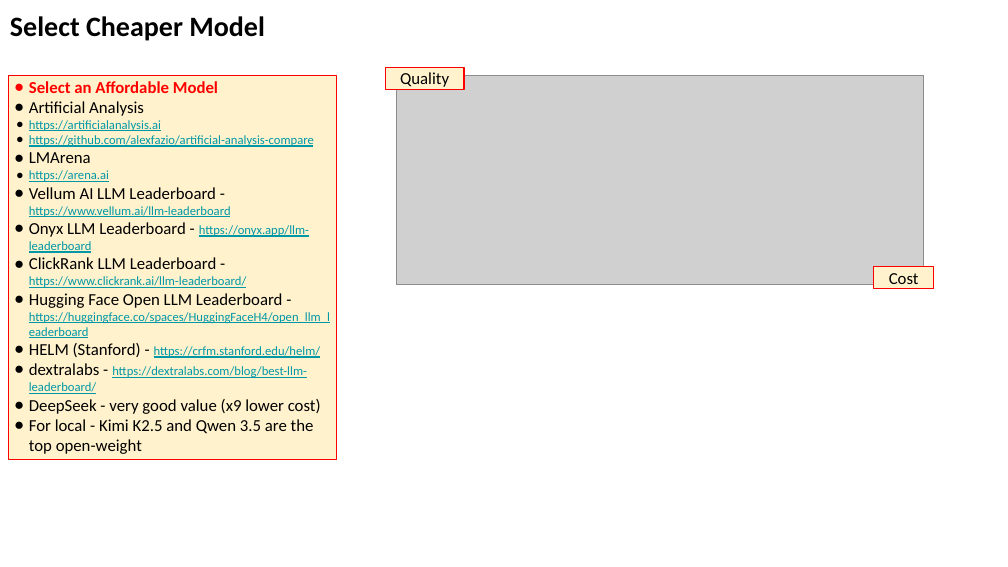
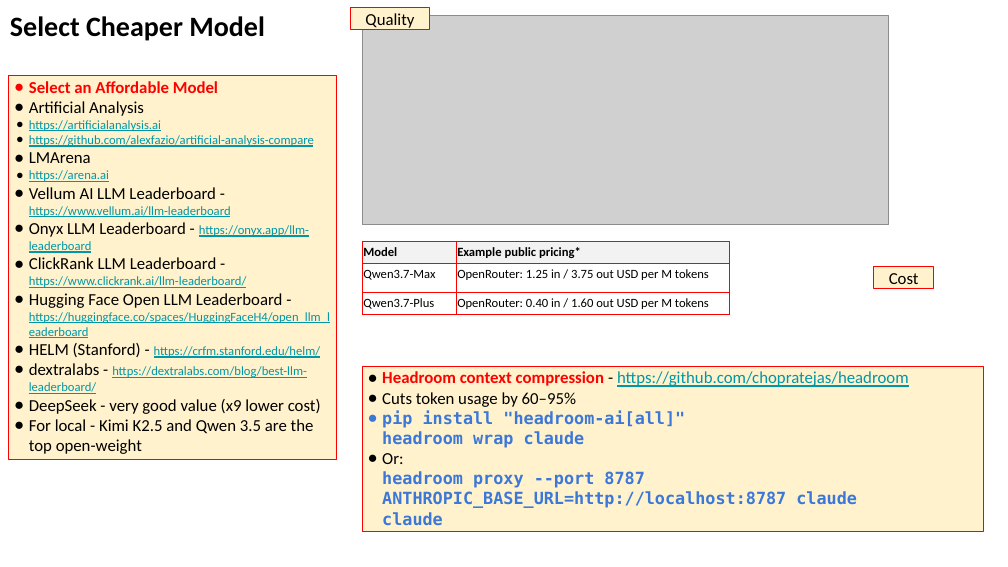
Before and after one commit to lselector/seminar, a slide deck: slide 7 of 2026/2026-06-05-AI-Updates.pptx. Drawn at 1008x567 pixels with LibreOffice and Linux fonts; fonts in the diff are those of the drawing; grey boxes stand for pictures. Boxes give left, top, right and bottom in pixels: in the first picture for what was removed or moved away, otherwise in the second. Text is boxed around its words. In the diff, an @@ line names an element or a change of style, - is before the commit and + after.

```diff
--- a/2026/2026-06-05-AI-Updates.pptx
+++ b/2026/2026-06-05-AI-Updates.pptx
@@ rectangle "Quality": place and size @@
-rectangle "Quality" at <box>385,68,464,90</box>
+rectangle "Quality" at <box>351,7,429,29</box>
@@ picture: place and size @@
-picture at <box>397,76,923,284</box>
+picture at <box>363,16,889,225</box>
@@ table added at <box>363,242,730,567</box>, 3 rows, 2 columns @@
+Model | Example public pricing*
+Qwen3.7-Max | OpenRouter: 1.25 in / 3.75 out USD per M tokens
+Qwen3.7-Plus | OpenRouter: 0.40 in / 1.60 out USD per M tokens
@@ rectangle added at <box>363,366,985,531</box>, fill #FFF2CC, outline #FF0000 0.75 pt, 12 pt, text #3C78D8, bold @@
+● Headroom context compression - https://github.com/chopratejas/headroom
+● Cuts token usage by 60–95%
+● pip install "headroom-ai[all]"
+  headroom wrap claude
+● Or:
+  headroom proxy --port 8787
+  ANTHROPIC_BASE_URL=http://localhost:8787 claude
+  claude
```
Also in this commit, not shown: 4 other slides changed, 3 slides added.
